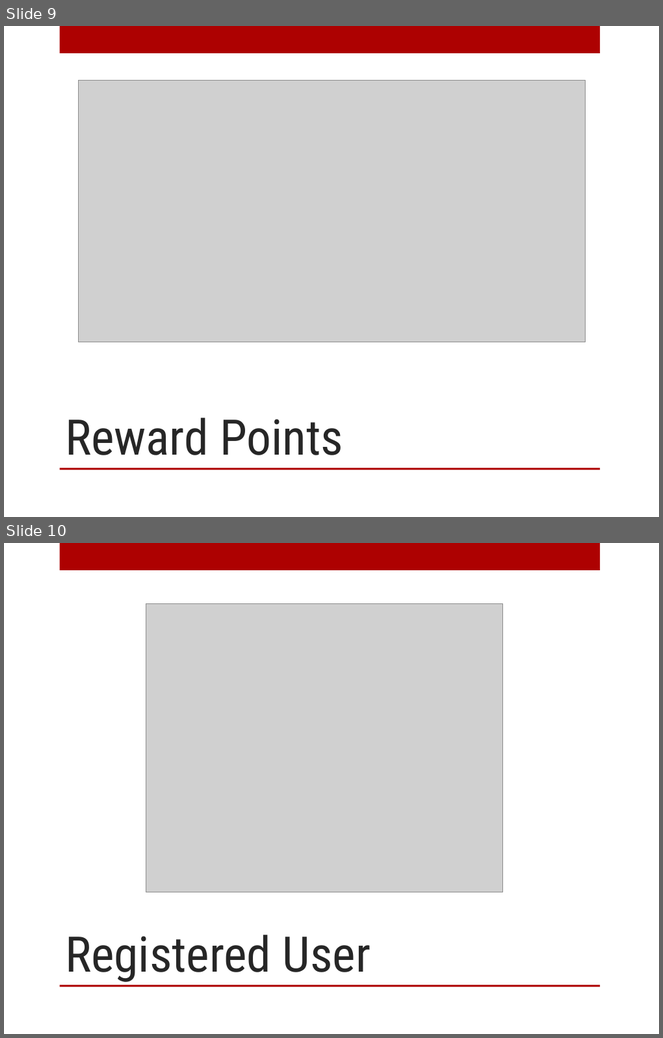
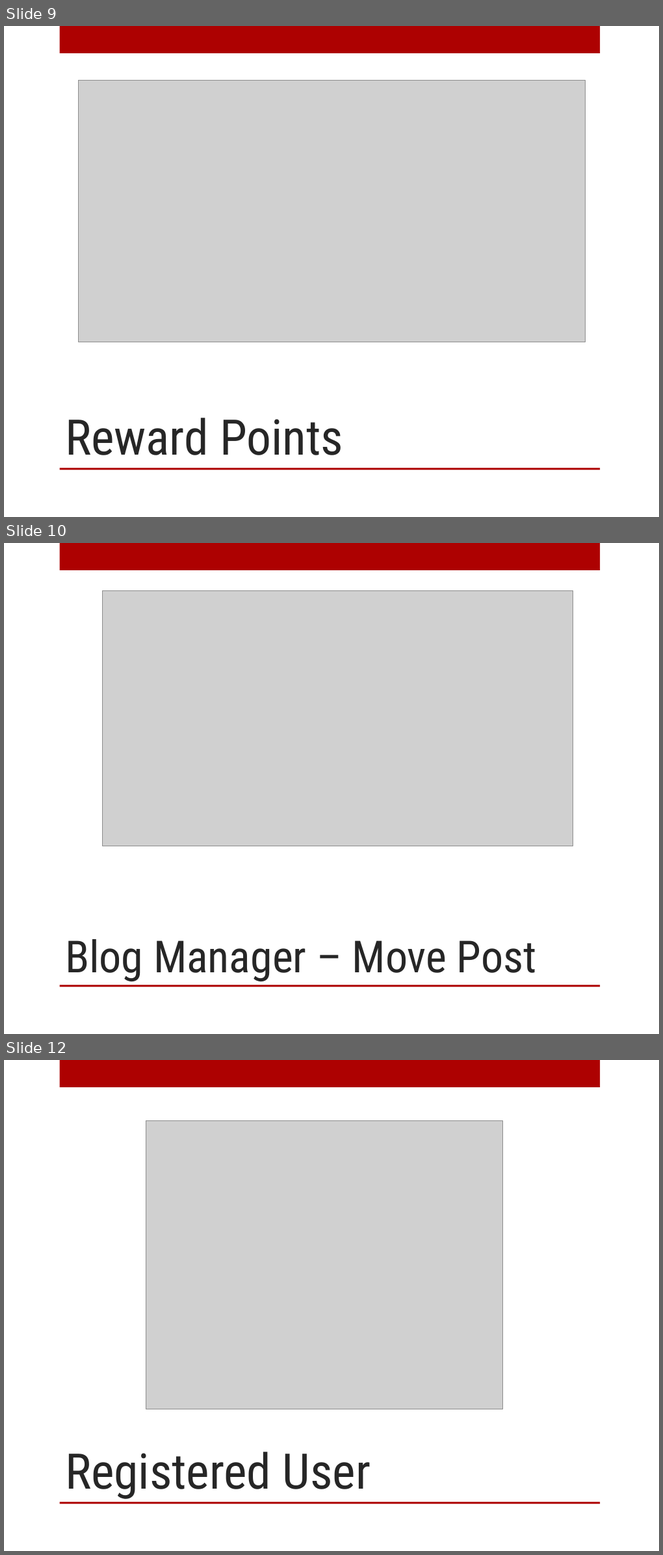
Before and after one commit to patrickbraud/CapstoneProject, a slide deck: Proposal/Design/Design_Presentation.pptx. Shown one above the other, each under a label of ours: slides 9 and 10 before the commit, slides 9, 10 and 12 after it; the slides between them are not shown. The pictures are 663x1038 and 663x1555 pixels, drawn with LibreOffice and Linux fonts; fonts in the diff are those of the drawing; grey boxes stand for pictures; background and template pictures are left out. Boxes give left, top, right and bottom in pixels: in the first picture for what was removed or moved away, otherwise in the second. Text is boxed around its words. In the diff, an @@ line names an element or a change of style, - is before the commit and + after.

```diff
--- a/Proposal/Design/Design_Presentation.pptx
+++ b/Proposal/Design/Design_Presentation.pptx
@@ slide 10 added at [4,543,659,1034], background picture (left out); not listed: 2 template elements that a slide beside it also shows @@
@@ picture added at [102,590,573,847] @@
@@ title added at [65,939,537,982], 48.6 pt, text #262626 @@
+Blog Manager – Move Post
@@ what was slide 10 is now slide 12 @@
```
Also in this commit, not shown: 1 other slide added.
